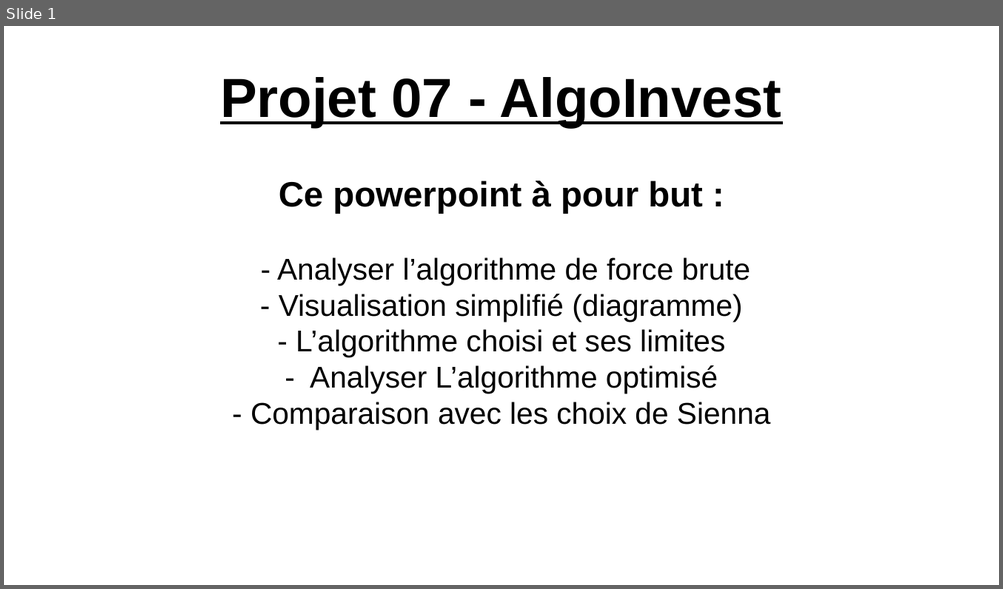
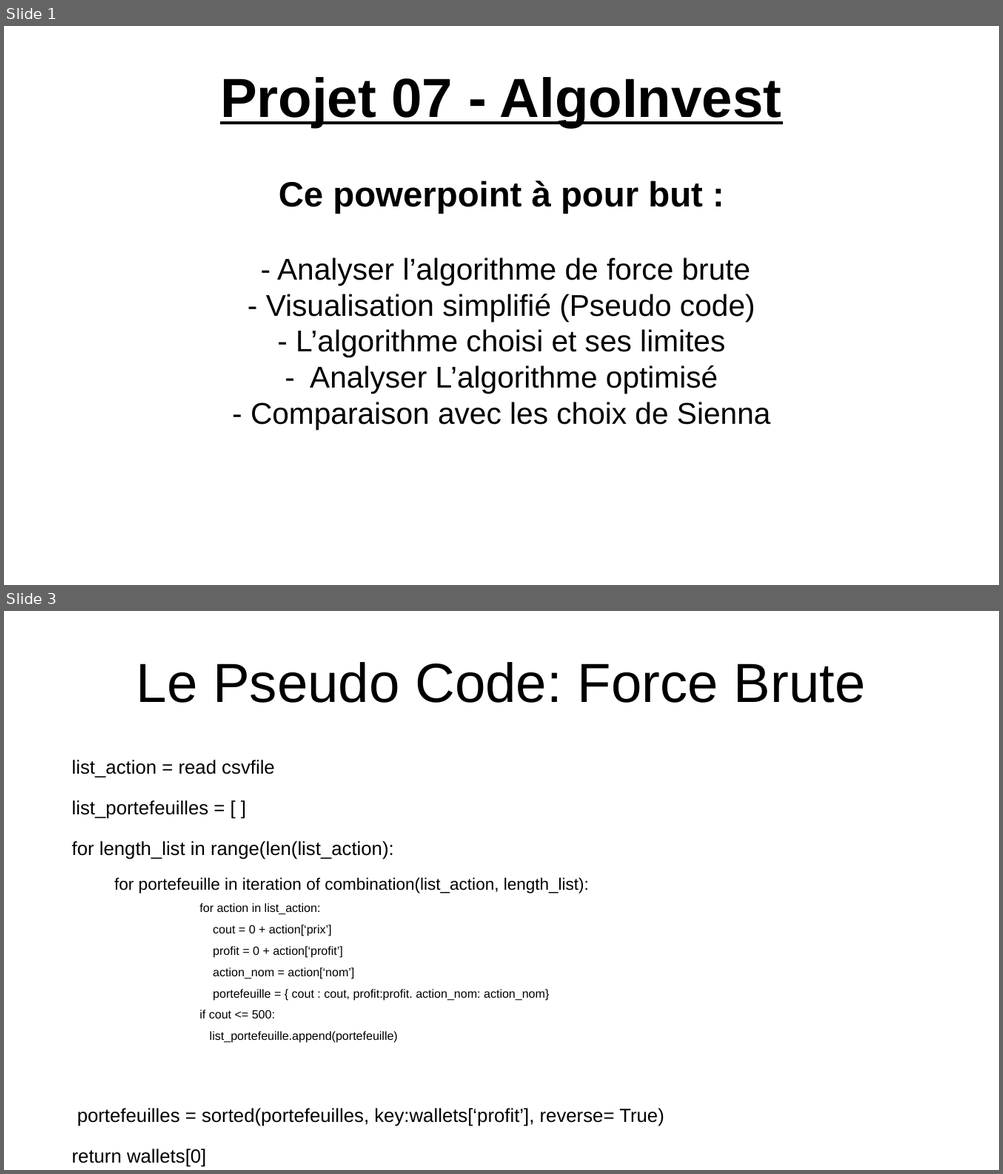
Before and after one commit to maximesoydas/maxshares, a slide deck: presentation.odp. Shown one above the other, each under a label of ours: slide 1 before the commit, slides 1 and 3 after it; the slides between them are not shown. The pictures are 1003x589 and 1003x1174 pixels, drawn with LibreOffice and Linux fonts; fonts in the diff are those of the drawing. Boxes give left, top, right and bottom in pixels: in the first picture for what was removed or moved away, otherwise in the second. Text is boxed around its words. In the diff, an @@ line names an element or a change of style, - is before the commit and + after.

```diff
--- a/presentation.odp
+++ b/presentation.odp
@@ slide 3 added at [4,611,999,1170], background #FFFFFF @@
@@ title added at [136,662,865,703], 44 pt, text #000000 @@
+Le Pseudo Code: Force Brute
@@ text added at [72,760,664,1167], 9.5 pt, text #000000 @@
+list_action = read csvfile
+list_portefeuilles = [ ]
+for length_list in range(len(list_action):
+  for portefeuille in iteration of combination(list_action, length_list):
+      for action in list_action:
+      cout = 0 + action[‘prix’]
+      profit = 0 + action[‘profit’]
+      action_nom = action[‘nom’]
+      portefeuille = { cout : cout, profit:profit. action_nom: action_nom}
+      if cout <= 500:
+      list_portefeuille.append(portefeuille)
+portefeuilles = sorted(portefeuilles, key:wallets[‘profit’], reverse= True)
+return wallets[0]
@@ slide 1 changed as well @@
@@ subtitle at [266,294,755,321]: text changed @@
-- Visualisation simplifié (diagramme)
+- Visualisation simplifié (Pseudo code)
```
Also in this commit, not shown: 1 other slide changed, 6 other slides added, 4 slides removed, 5 other files.
